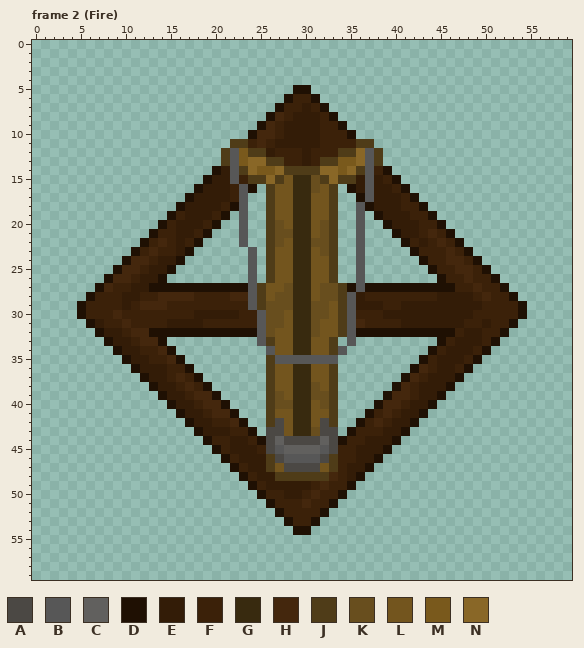
Two versions of one pixel-art file, resources/sprites/towers/turrets/cannon/dynamiteLauncher/dynamiteLauncher.aseprite. The first picture shows the starting point.
60x60 pixels, 92 frames. Colours within 5 levels of each other are drawn and written as one. Shown: frame 2 (Fire). The commit also changed other frames, which this record leaves out.
Visible layers, top first: "Wire", "Latch", "Main", "Base".
Palette (. is transparent): A #4b4844  B #575757  C #61605e  D #1f1003  E #331c07  F #3b2109  G #382a0f  H #44270d  J #4f3c18  K #684e1e  L #73551e  M #79591c  N #896727
Pixels before, frame 2 (Fire) (only the part around the change), first column x 17:
 4 ...................................
 5 ............DD.....................
 6 ...........DFFD....................
 7 ..........DFFEFD...................
 8 .........DHFEEEFD..................
 9 ........DHFEEEEFFD.................
10 .......DHHFEEEEFFFD................
11 .....JJFHFEEEEEFFFFJJ..............
12 ....JBMJJEFFFEFFFJJNBJ.............
13 ....JBMNNJJFFEFJJMMNBJ.............
14 ...DEBJNMMNJJJJNNMNJBFD............
15 ..DEEBFJJNJLGGKJNJJEBEFD...........
16 .DEEEFBD.JLLGGKLJ.DEBEEFD..........
17 DEEEEFB..JLLGGLLJ..DBEEEFD.........
18 EEEEFDB..JLLGGLLJ..BDEEEFFD........
19 EEEFD.B..JLLGGLLJ..B.DEEEFFD.......
20 EEFD..B..JKLGGLKJ..B..DEEEFFD......
21 EFD...B..JKKGGLKJ..B...DEEFHFD.....
22 FD....B..JKLGGKKJ..B....DFEFHFD....
23 D......B.JLLGGLKJ..B.....DFFFHFD...
24 .......B.JLLGGLLJ..B......DFFHHFD..
25 .......B.JLLGGLLJ..B.......DFFHHFD.
26 .......B.JLLGGLLJ..B........DFFHFFD
27 DDDDDDDBJLLKGGLKKJDBDDDDDDDDDDFFHFF
28 HFFFFHHBJLKKGGLKKJBEFFFFFFFFEEEEFHF
29 FFFFFFFBJKKKGGKKLJBEEEFFEEEEEEEEEFF
30 FEEEEEFFBKKLGGKKLJBFFFEEEEEEEEEEFFF
31 EEFFFFFFBKKLGGKLLJBHFFFFEEEEEEEFFEF
32 DDDDDDDDBKLLGGKLLJBDDDDDDDDDDDFEEFF
33 ........BJLLGGLLJ.B.........DFEEEFD
34 .........BLLGGLLJB.........DFEEEFD.
35 .........JBBBBBBB.........DFEEEFD..
36 D........JLLGGLLJ........DHFEEFD...
37 FD.......JLLGGLLJ.......DHFEEED....
38 HFD......JLLGGKLJ......DHFEEED.....
39 FHHD.....JKLGGKKJ.....DHHFEED......
And afterwards:
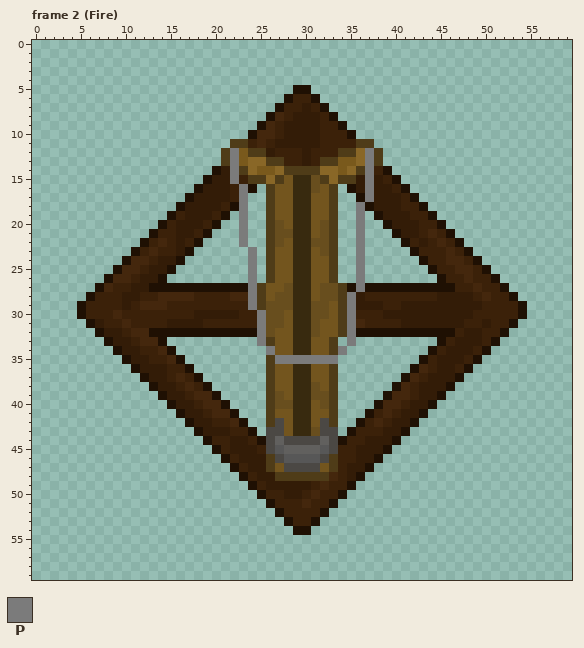
Colours new in this view: P #7b7b7b
From old to new:
Changed rows in their new state; - is an unchanged pixel.
Frame 2 (Fire), layer "Wire":
first column x 22:
12 P--------------P
13 P--------------P
14 P--------------P
15 P--------------P
16 -P-------------P
17 -P-------------P
18 -P------------P-
19 -P------------P-
20 -P------------P-
21 -P------------P-
22 -P------------P-
23 --P-----------P-
24 --P-----------P-
25 --P-----------P-
26 --P-----------P-
27 --P-----------P-
28 --P----------P--
29 --P----------P--
30 ---P---------P--
31 ---P---------P--
32 ---P---------P--
33 ---P---------P--
34 ----P-------P---
35 -----PPPPPPP----
Changed places in both pictures, as pixel boxes (x1, y1, x2, y2):
changed: (230, 148, 374, 364)
